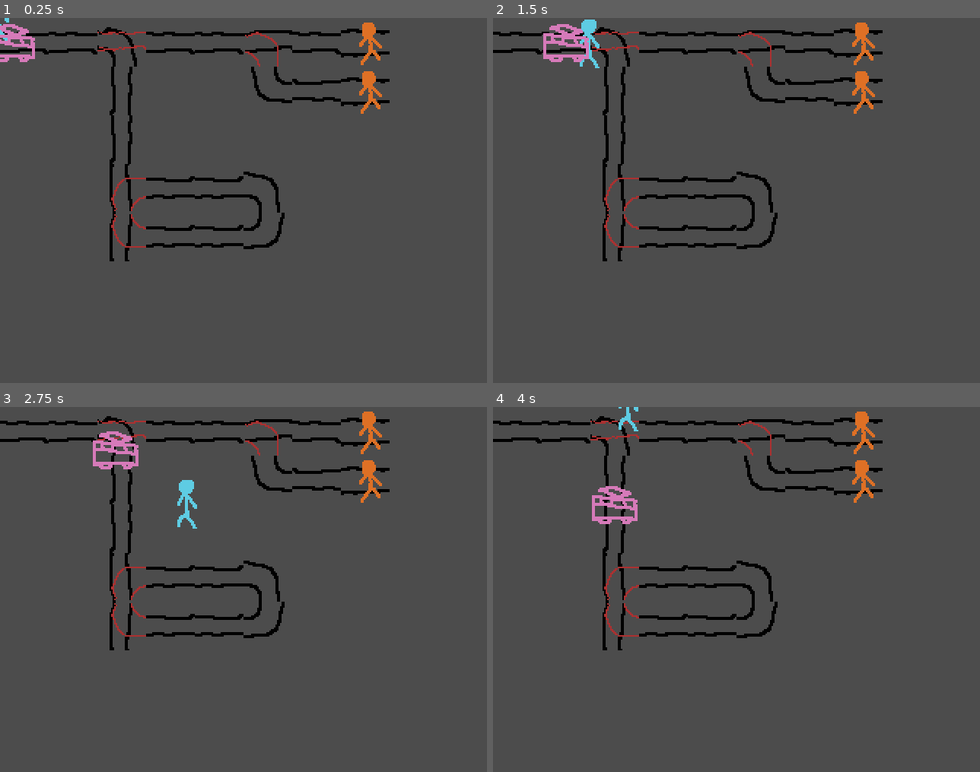
Above: before the commit, frames 1-4 (two rows, left to right).
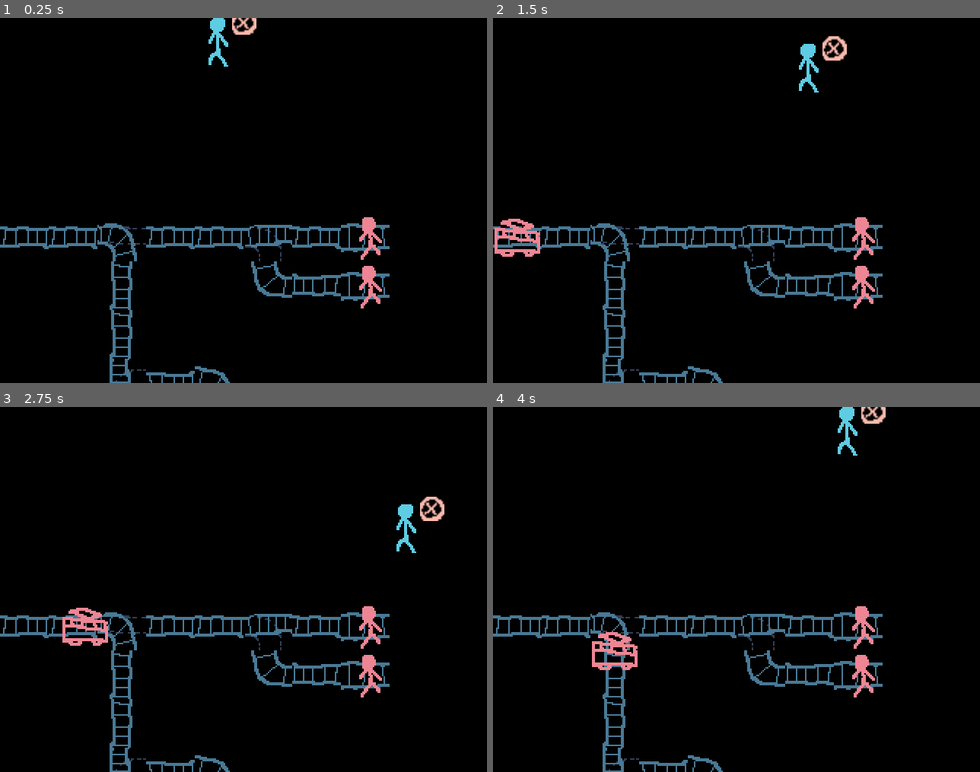
Above: after the commit, the same moments.

Repository: albertnez/ld50
Game: Godot game, scene res://scenes/world.tscn
The game is run twice, just before and just after one commit, with the same random seed, the same clock (stepped at 60 frames per second) and the same inputs.
Inputs:
- Up to frame 1 (0.25 s): no input
- Up to frame 2 (1.5 s): tap Enter (ui_accept) at 0.5, 0.6, 0.77, 1.07, 1.35 s; hold Right (ui_right) 0.53-1.28 s; hold Down (ui_down) from 1.28 s (still down)
- Up to frame 3 (2.75 s): tap Enter (ui_accept) at 1.52, 1.82, 2.1 s; release Down (ui_down) at 2.03 s; hold Right (ui_right) from 2.03 s (still down)
- Up to frame 4 (4 s): release Right (ui_right) at 2.78 s; hold Up (ui_up) 2.78-3.53 s; tap Enter (ui_accept) at 2.85, 3.02, 3.32, 3.6, 3.77 s; hold Left (ui_left) from 3.53 s (still down)

The runs differ from the first frame. In frame 1, 97% of the frame differs, in the area x 0-100%, y 0-100%; in frame 2, 97%; in frame 3, 97%; in frame 4, 97%.

Commit message:
tilemaps can define position of trolley and player

Diff:
--- a/project.godot
+++ b/project.godot
@@ -13,9 +13,15 @@
 "class": "MyTileMap",
 "language": "GDScript",
 "path": "res://scenes/tilemap.gd"
+}, {
+"base": "Sprite",
+"class": "Trolley",
+"language": "GDScript",
+"path": "res://scenes/trolley.gd"
 } ]
 _global_script_class_icons={
-"MyTileMap": ""
+"MyTileMap": "",
+"Trolley": ""
 }
 
 [application]
@@ -70,4 +76,5 @@
 
 [rendering]
 
+environment/default_clear_color=Color( 0, 0, 0, 1 )
 environment/default_environment="res://default_env.tres"
--- a/scenes/event_bus.gd
+++ b/scenes/event_bus.gd
@@ -1,6 +1,7 @@
 extends Node
 
 signal trolley_crashed()
+signal level_restart()
 
 func _ready() -> void:
 	pass
--- /dev/null
+++ b/scenes/levels/level01.tscn
@@ -0,0 +1,6 @@
+[gd_scene load_steps=2 format=2]
+
+[ext_resource path="res://scenes/tilemap.tscn" type="PackedScene" id=1]
+
+[node name="TileMap" instance=ExtResource( 1 )]
+tile_data = PoolIntArray( 4, 0, 131072, 65546, 2, 0, 327679, 0, 196608, 262144, 0, 0, 262145, 0, 0, 262146, 0, 2, 262147, 0, 0, 262148, 0, 0, 262149, 0, 1, 262150, 0, 0, 262151, 0, 65536, 327682, -1610612736, 0, 327685, 1610612736, 3, 327686, 1610612736, 0, 327687, 0, 65536, 393218, -1610612736, 0, 458754, -1073741824, 1, 458755, 1073741824, 0, 458756, -536870912, 3, 524290, 1610612736, 3, 524291, 1073741824, 0, 524292, 1073741824, 3 )
--- /dev/null
+++ b/scenes/levels/level02.tscn
@@ -0,0 +1,6 @@
+[gd_scene load_steps=2 format=2]
+
+[ext_resource path="res://scenes/tilemap.tscn" type="PackedScene" id=1]
+
+[node name="TileMap" instance=ExtResource( 1 )]
+tile_data = PoolIntArray( 0, 0, 0, 1, 0, 0, 2, 0, 2, 3, 0, 0, 4, 0, 0, 5, 0, 1, 6, 0, 0, 7, 0, 65536, 65538, -1610612736, 0, 65541, 1610612736, 3, 65542, 1610612736, 0, 65543, 0, 65536, 65546, 2, 0, 131074, -2147483648, 1, 131075, 1073741824, 0, 131076, 1073741824, 0, 131077, 1073741824, 0, 131078, 1073741824, 0, 131079, 1073741824, 0, 131080, 1073741824, 0, 196610, -1073741824, 1, 196611, 1073741824, 0, 196612, 1073741824, 0, 196613, -536870912, 3, 262146, -2147483648, 1, 262147, 1073741824, 0, 262148, 1073741824, 0, 262149, 1073741824, 3 )
--- /dev/null
+++ b/scenes/levels/menu_level.tscn
@@ -0,0 +1,19 @@
+[gd_scene load_steps=2 format=2]
+
+[ext_resource path="res://scenes/tilemap.tscn" type="PackedScene" id=1]
+
+[node name="TileMap" instance=ExtResource( 1 )]
+tile_data = PoolIntArray( 9, 536870912, 131072, 65546, 2, 0, 327689, 536870912, 3, 327690, 536870912, 0, 327691, 536870912, 0, 327692, 536870912, 0, 327693, 536870912, 0, 327694, 536870912, 65536, 393216, 536870912, 0, 393217, 536870912, 0, 393218, 536870912, 0, 393219, 536870912, 0, 393220, 536870912, 0, 393221, 536870912, 0, 393222, 536870912, 0, 393223, 536870912, 0, 393224, 536870912, 0, 393225, 1073741824, 2, 393226, 536870912, 0, 393227, 536870912, 0, 393228, 536870912, 0, 393229, 536870912, 0, 393230, 536870912, 0, 393231, 536870912, 0, 393232, 536870912, 0, 393233, 536870912, 0, 393234, 536870912, 0, 393235, 536870912, 0 )
+
+[node name="UI" type="Control" parent="." index="0"]
+anchor_right = 1.0
+anchor_bottom = 1.0
+margin_right = 640.0
+margin_bottom = 480.0
+
+[node name="Label" type="Label" parent="UI" index="0"]
+margin_left = 240.0
+margin_top = 236.0
+margin_right = 366.0
+margin_bottom = 250.0
+text = "Toggle track to start"
--- a/scenes/tilemap.gd
+++ b/scenes/tilemap.gd
@@ -1,10 +1,15 @@
 extends TileMap
 class_name MyTileMap
 
-var _trolley_map_position := Vector2.ZERO
+var _trolley_world_position := Vector2.INF
+var _player_starting_world_pos := Vector2.INF
 
 const CELL_SIZE = 32
 const HALF_CELL = CELL_SIZE * 0.5
+
+const PLAYER_START_COORD = Vector2(0, 2)
+const TROLLEY_START_COORD = Vector2(0, 3)
+const MAIN_TILEMAP_ID = 0
 
 const TILEMAP_ENDPOINTS = {
 	Vector2(0, 0):  # Straight horizontal
@@ -23,6 +28,16 @@
 	Vector2(1, 0): Vector2(2, 0),
 	Vector2(2, 0): Vector2(1, 0),
 }
+
+
+func get_trolley_starting_world_position() -> Vector2:
+	assert(_trolley_world_position != Vector2.INF)
+	return _trolley_world_position
+
+
+func get_player_starting_world_position() -> Vector2:
+	assert(_player_starting_world_pos != Vector2.INF)
+	return _player_starting_world_pos
 
 
 func toggle_world_pos_cell(world_pos: Vector2) -> void:
@@ -61,10 +76,6 @@
 	return ind in [Vector2(1, 0), Vector2(2, 0)]
 
 
-func set_trolley_position(map_pos: Vector2) -> void:
-	_trolley_map_position = map_pos
-
-
 func is_world_pos_a_toggable_tile(world_pos: Vector2) -> bool:
 	var pos := world_to_map(world_pos)
 	var coord := get_cell_autotile_coord(pos.x, pos.y)
@@ -72,4 +83,15 @@
 
 
 func _ready() -> void:
+	for pos in get_used_cells_by_id(MAIN_TILEMAP_ID):
+		var coord := get_cell_autotile_coord(pos.x, pos.y)
+		if coord == PLAYER_START_COORD:
+			assert(_player_starting_world_pos == Vector2.INF)
+			_player_starting_world_pos = pos * CELL_SIZE + Vector2.ONE*HALF_CELL
+			set_cell(pos.x, pos.y, -1)
+		elif coord == TROLLEY_START_COORD:
+			assert(_trolley_world_position == Vector2.INF)
+			_trolley_world_position = pos * CELL_SIZE + Vector2.ONE*HALF_CELL
+			set_cell(pos.x, pos.y, MAIN_TILEMAP_ID)
+	print("done ready")
 	pass
--- a/scenes/tileset.tres
+++ b/scenes/tileset.tres
@@ -1,9 +1,6 @@
-[gd_resource type="TileSet" load_steps=7 format=2]
+[gd_resource type="TileSet" load_steps=6 format=2]
 
 [ext_resource path="res://assets/images/tilemap.png" type="Texture" id=1]
-
-[sub_resource type="ConvexPolygonShape2D" id=1]
-points = PoolVector2Array( 32, 32, 0, 32, 0, 0, 32, 0 )
 
 [sub_resource type="ConvexPolygonShape2D" id=2]
 points = PoolVector2Array( 0, 0, 32, 0, 32, 32, 0, 32 )
@@ -22,7 +19,7 @@
 0/texture = ExtResource( 1 )
 0/tex_offset = Vector2( 0, 0 )
 0/modulate = Color( 1, 1, 1, 1 )
-0/region = Rect2( 0, 0, 128, 96 )
+0/region = Rect2( 0, 0, 128, 128 )
 0/tile_mode = 2
 0/autotile/icon_coordinate = Vector2( 0, 0 )
 0/autotile/tile_size = Vector2( 32, 32 )
@@ -35,16 +32,10 @@
 0/navigation_offset = Vector2( 0, 0 )
 0/shape_offset = Vector2( 0, 0 )
 0/shape_transform = Transform2D( 1, 0, 0, 1, 0, 0 )
-0/shape = SubResource( 1 )
+0/shape = SubResource( 2 )
 0/shape_one_way = false
 0/shape_one_way_margin = 1.0
 0/shapes = [ {
-"autotile_coord": Vector2( 0, 0 ),
-"one_way": false,
-"one_way_margin": 1.0,
-"shape": SubResource( 1 ),
-"shape_transform": Transform2D( 1, 0, 0, 1, 0, 0 )
-}, {
 "autotile_coord": Vector2( 1, 0 ),
 "one_way": false,
 "one_way_margin": 1.0,
--- a/scenes/trolley.gd
+++ b/scenes/trolley.gd
@@ -1,4 +1,5 @@
 extends Sprite
+class_name Trolley
 
 export (float, 10, 100, 5) var SPEED = 32
 export (float, 0.5, 5.0, 0.5) var SECONDS_PER_CELL = 1.0
@@ -15,7 +16,8 @@
 
 func reset(tilemap: MyTileMap) -> void:
 	_tilemap = tilemap
-	var initial_positions = tilemap.get_tile_world_endpoints(position)
+	position = _tilemap.get_trolley_starting_world_position()
+	var initial_positions = _tilemap.get_tile_world_endpoints(position)
 	_from_position = initial_positions[0]
 	_to_position = initial_positions[1]
 	position = _from_position
--- /dev/null
+++ b/scenes/ui/button_hover_focus_style.tres
@@ -0,0 +1,4 @@
+[gd_resource type="StyleBoxFlat" format=2]
+
+[resource]
+bg_color = Color( 0.290196, 0.478431, 0.588235, 1 )
--- /dev/null
+++ b/scenes/ui/game_ui.gd
@@ -0,0 +1,18 @@
+extends Control
+
+onready var _trolley_crashed_label = $PlayingUI/TrolleyCrashedLabel
+onready var _menu_ui = $Menu
+onready var _playing_ui = $PlayingUI
+
+func _ready() -> void:
+	EventBus.connect("trolley_crashed", self, "_on_EventBus_trolley_crashed")
+	EventBus.connect("level_restart", self, "_on_EventBus_level_restart")
+	pass # Replace with function body.
+
+
+func _on_EventBus_trolley_crashed() -> void:
+	_trolley_crashed_label.visible = true
+
+
+func _on_EventBus_level_restart() -> void:
+	_menu_ui.hide()
--- /dev/null
+++ b/scenes/ui/game_ui.tscn
@@ -0,0 +1,77 @@
+[gd_scene load_steps=3 format=2]
+
+[ext_resource path="res://scenes/ui/game_ui.gd" type="Script" id=1]
+[ext_resource path="res://scenes/ui/button_hover_focus_style.tres" type="StyleBox" id=2]
+
+[node name="GameUI" type="Control"]
+anchor_right = 1.0
+anchor_bottom = 1.0
+script = ExtResource( 1 )
+
+[node name="PlayingUI" type="Control" parent="."]
+margin_right = 40.0
+margin_bottom = 40.0
+
+[node name="LevelLabel" type="Label" parent="PlayingUI"]
+anchor_top = 1.0
+anchor_bottom = 1.0
+margin_left = 10.0
+margin_top = 416.0
+margin_right = 60.0
+margin_bottom = 450.0
+text = "Level: 0"
+
+[node name="TrolleyCrashedLabel" type="Label" parent="PlayingUI"]
+visible = false
+anchor_left = 0.5
+anchor_top = 0.5
+anchor_right = 0.5
+anchor_bottom = 0.5
+margin_left = 198.5
+margin_top = 213.0
+margin_right = 401.5
+margin_bottom = 227.0
+text = "Game Over: The trolley crashed"
+align = 1
+valign = 1
+
+[node name="Menu" type="Control" parent="."]
+anchor_right = 1.0
+anchor_bottom = 1.0
+
+[node name="VBoxContainer" type="VBoxContainer" parent="Menu"]
+anchor_left = 0.5
+anchor_top = 0.5
+anchor_right = 0.5
+anchor_bottom = 0.5
+margin_left = -20.0
+margin_top = -20.0
+margin_right = 20.0
+margin_bottom = 20.0
+
+[node name="Play" type="ToolButton" parent="Menu/VBoxContainer"]
+margin_right = 62.0
+margin_bottom = 22.0
+custom_styles/hover = ExtResource( 2 )
+custom_styles/focus = ExtResource( 2 )
+text = "PLAY"
+flat = false
+
+[node name="ToolButton2" type="ToolButton" parent="Menu/VBoxContainer"]
+margin_top = 26.0
+margin_right = 62.0
+margin_bottom = 48.0
+custom_styles/hover = ExtResource( 2 )
+custom_styles/focus = ExtResource( 2 )
+text = "RETURN"
+flat = false
+
+[node name="Label" type="Label" parent="Menu"]
+anchor_left = 0.5
+anchor_top = 1.0
+anchor_right = 0.5
+anchor_bottom = 1.0
+margin_left = -104.0
+margin_top = -14.0
+margin_right = 104.0
+text = "a game by @albertnez for #LD50"
--- a/scenes/world.gd
+++ b/scenes/world.gd
@@ -1,19 +1,46 @@
 extends Node2D
 
 
+enum GameState {
+	MENU,
+	PLAYING,
+	GAME_OVER,
+}
+
+var _current_level := 1
+var _game_state: int
 onready var _player := $ScaledView/Player
 onready var _tilemap := $ScaledView/TileMap
 onready var _trolley := $ScaledView/Trolley
 
 func _ready() -> void:
-	_trolley.reset(_tilemap)
+
+	_start_level()
 	pass
 
 
+func _start_level() -> void:
+	var level = str(_current_level).pad_zeros(2)
+	var tilemap_scene := load(str("res://scenes/levels/level", level, ".tscn"))
+	var new_tilemap = tilemap_scene.instance()
+	_tilemap.replace_by(new_tilemap)
+	_tilemap.queue_free()
+	_tilemap = new_tilemap
+
+	_player.position = _tilemap.get_player_starting_world_position()
+	_trolley.reset(_tilemap)
+
+
 func _process(delta: float) -> void:
-	var player_can_toggle = _tilemap.is_world_pos_a_toggable_tile(_player.position)
-	_player.set_toggle_is_visible(player_can_toggle)
 
-	if Input.is_action_just_pressed("ui_accept") and player_can_toggle:
-		_tilemap.toggle_world_pos_cell(_player.position)
-		pass
+	match _game_state:
+		GameState.PLAYING:
+			var player_can_toggle = _tilemap.is_world_pos_a_toggable_tile(_player.position)
+			_player.set_toggle_is_visible(player_can_toggle)
+			if Input.is_action_just_pressed("ui_accept") and player_can_toggle:
+				_tilemap.toggle_world_pos_cell(_player.position)
+		GameState.GAME_OVER:
+			if Input.is_action_just_pressed("ui_accept"):
+				EventBus.emit_signal("level_restart")
+		GameState.MENU:
+			return
Binary file changed: assets/images/tilemap.png
Binary file changed: assets/images/toggle_indicator.png
Binary file changed: assets/images/trolley.png
